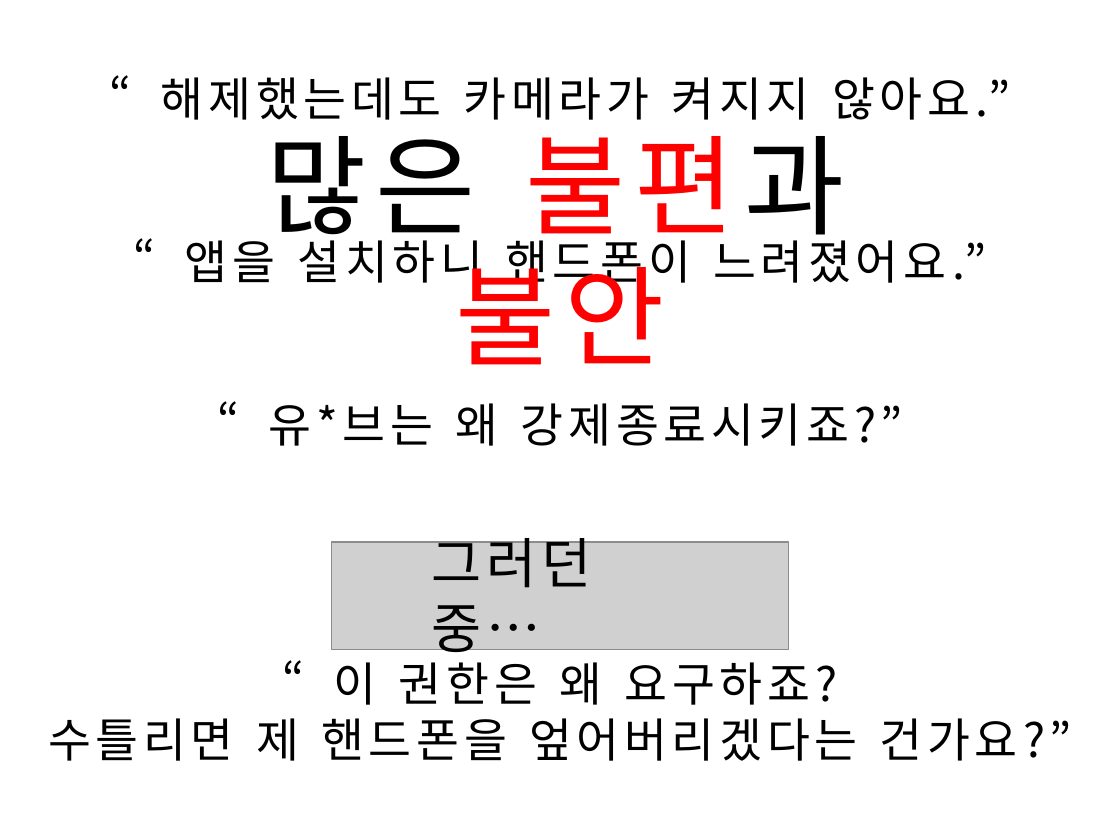
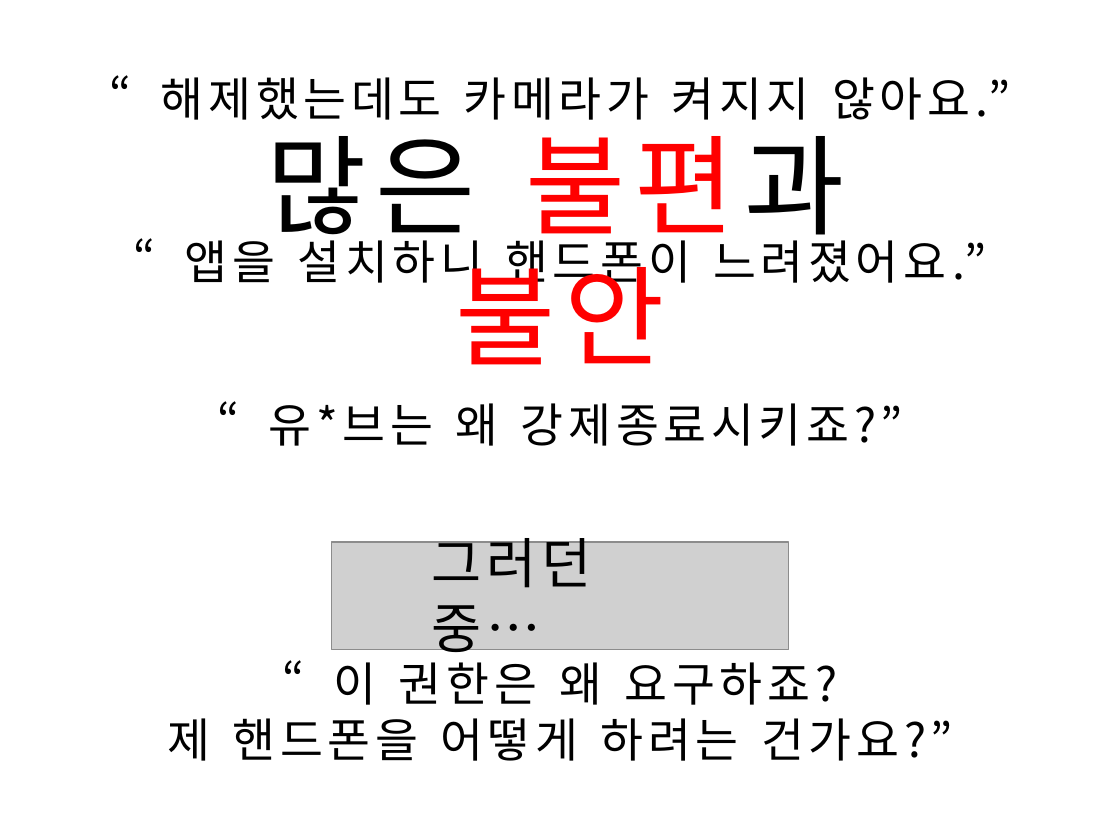
Before and after one commit to osamhack2020/IoT_KookMoBan_PonJohmNaimann, a slide deck: slide 3 of PPT/showdown.ppsx. Drawn at 1120x840 pixels with LibreOffice and Linux fonts; fonts in the diff are those of the drawing; grey boxes stand for pictures. Boxes give left, top, right and bottom in pixels: in the first picture for what was removed or moved away, otherwise in the second. Text is boxed around its words. In the diff, an @@ line names an element or a change of style, - is before the commit and + after.

```diff
--- a/PPT/showdown.ppsx
+++ b/PPT/showdown.ppsx
@@ text at box(167, 718, 899, 761): text changed @@
-수틀리면 제 핸드폰을 엎어버리겠다는 건가요?”
+제 핸드폰을 어떻게 하려는 건가요?”
```
Also in this commit, not shown: 1 other slide changed, 2 other files.
